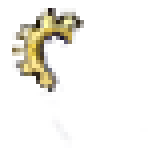
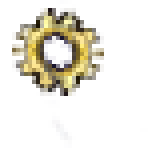
The second (152, 152) image is a revision of the first. Changes to its layers:
painted on "Layer 0" over [32, 0, 104, 96]
